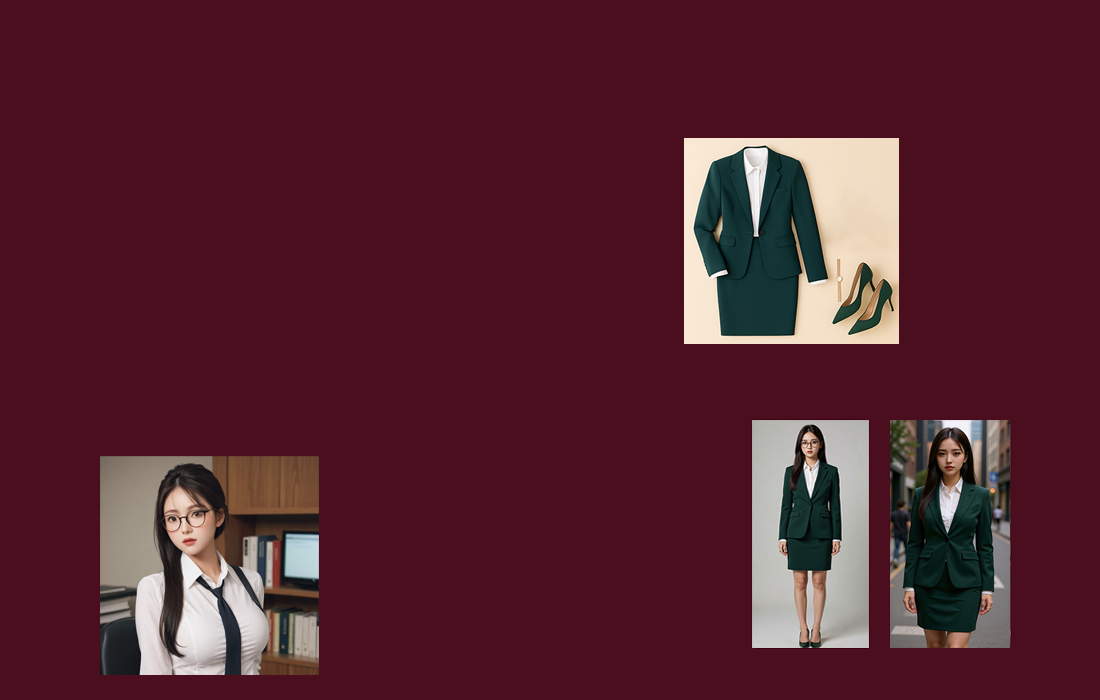
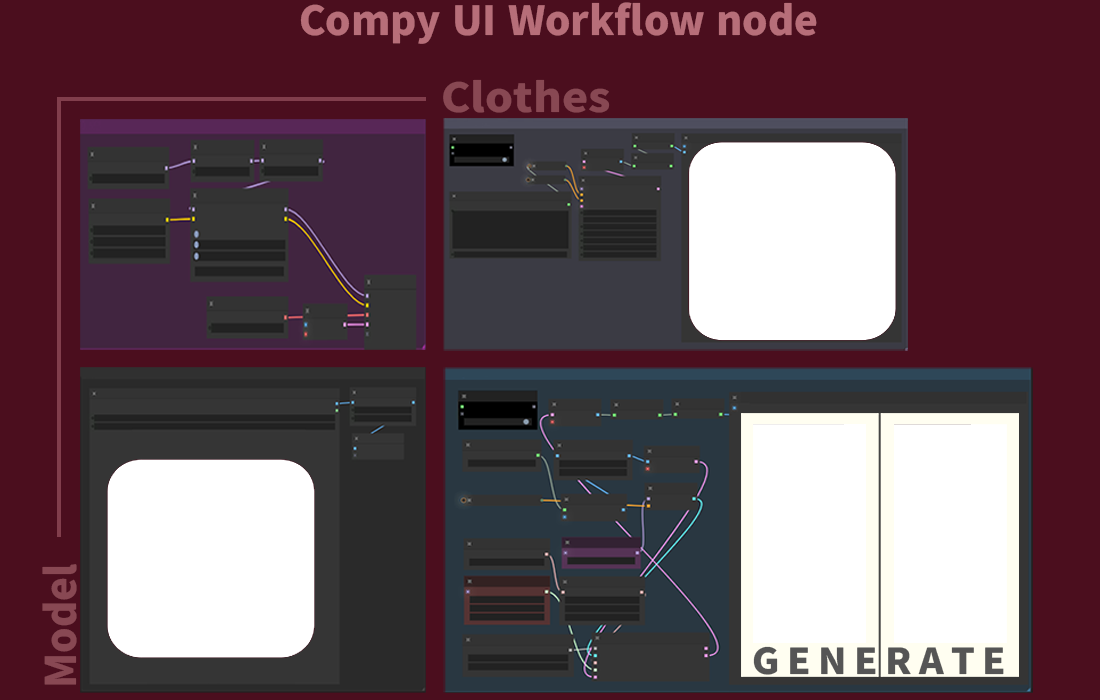
Layers edited between the first and the second (1100, 700) image:
removed layer "레이어 28" over 890, 420, 1010, 648
showed group "프레임" (13 layers) over 42, 2, 1033, 693
renamed "Compy UI Wolkflow node" to "Compy UI Workflow node", painted on it over 300, 2, 817, 44
removed layer "레이어 27" from group "오브젝트" over 752, 420, 869, 648
removed layer "레이어 26" from group "오브젝트" over 684, 138, 899, 344
removed layer "레이어 25" from group "오브젝트" over 100, 456, 319, 675
removed layer "레이어 20" from group "오브젝트" over 684, 138, 899, 344
removed layer "레이어 19" from group "오브젝트" over 886, 420, 1014, 648
removed layer "레이어 18" from group "오브젝트" over 745, 413, 875, 653
removed layer "레이어 17" from group "오브젝트" over 100, 451, 322, 674
showed "레이어 15" over 42, 2, 1033, 693
hid "레이어 14" over 42, 2, 1033, 693
